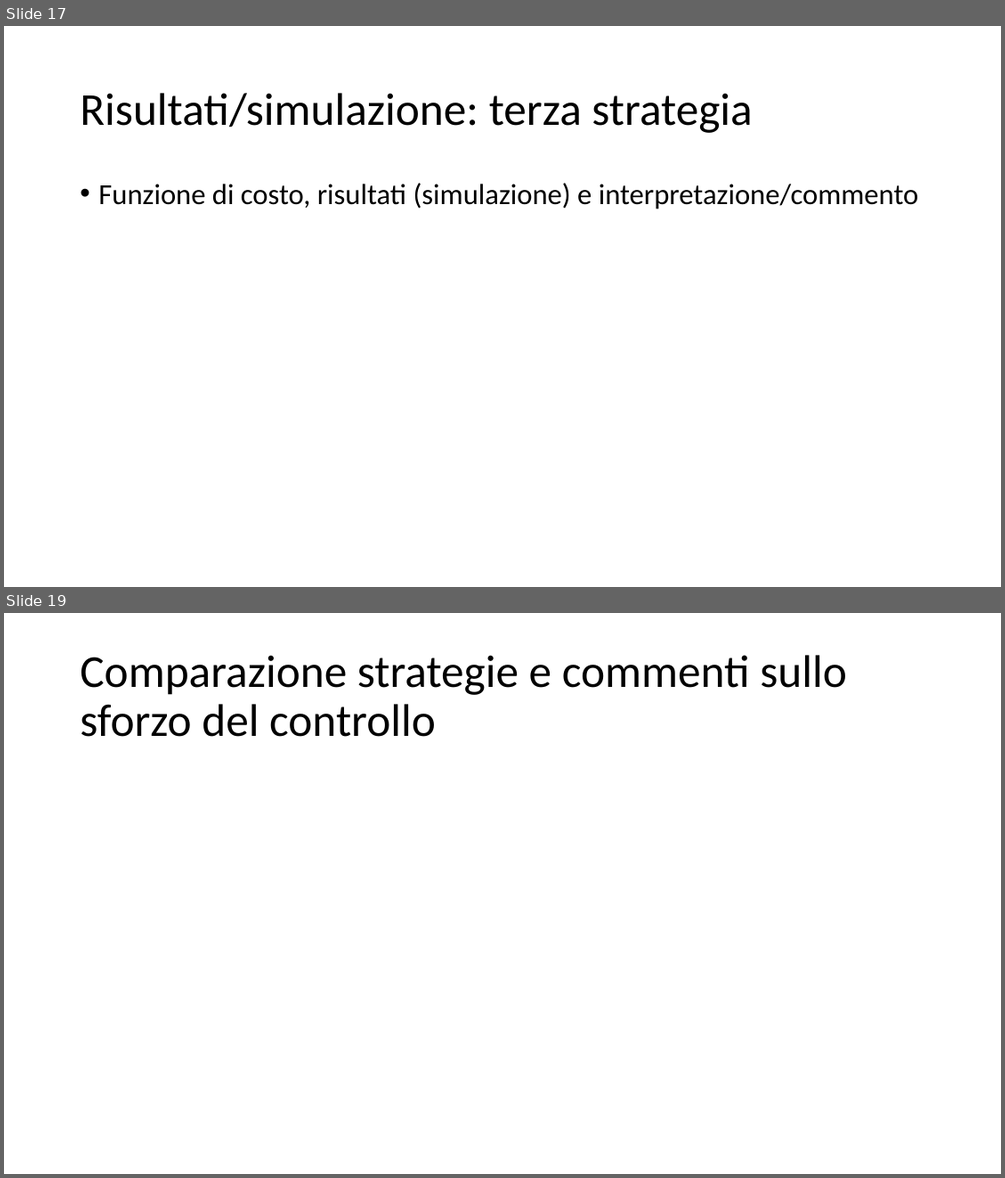
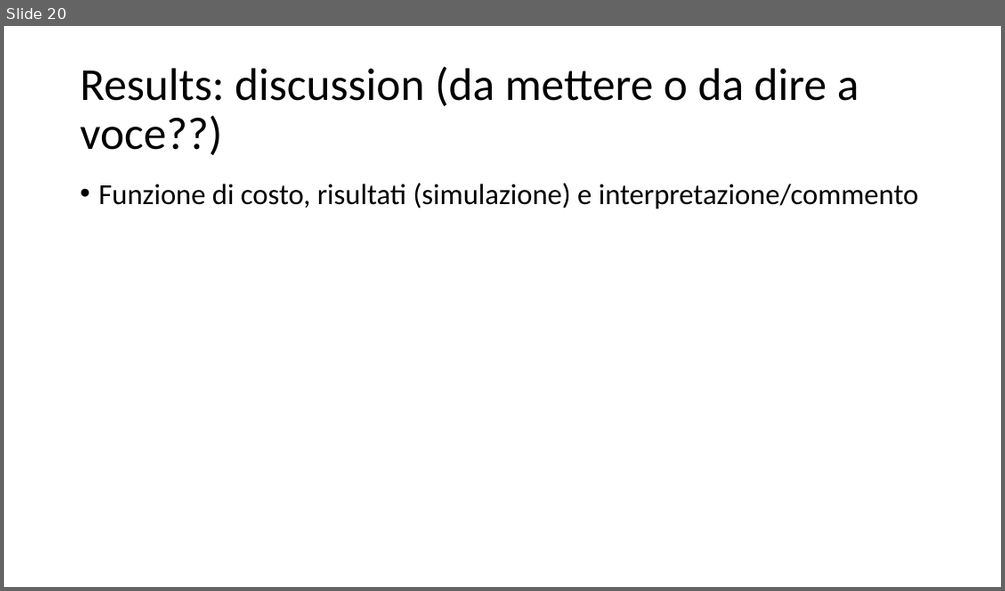
Before and after one commit to spbisc97/covid-optimal-control, a slide deck: PowerPoint/Optimal control strategies to prevent the hospital beds collapse during COVID-19 outbreak.pptx. Shown one above the other, each under a label of ours: slides 17 and 19 before the commit, slide 20 after it; the slides between them are not shown. The pictures are 1005x1178 and 1005x591 pixels, drawn with LibreOffice and Linux fonts; fonts in the diff are those of the drawing. Boxes give left, top, right and bottom in pixels: in the first picture for what was removed or moved away, otherwise in the second. Text is boxed around its words. In the diff, an @@ line names an element or a change of style, - is before the commit and + after.

```diff
--- a/PowerPoint/Optimal control strategies to prevent the hospital beds collapse during COVID-19 outbreak.pptx
+++ b/PowerPoint/Optimal control strategies to prevent the hospital beds collapse during COVID-19 outbreak.pptx
@@ slide 19 removed at (4,613,1001,1174), background #FFFFFF @@
@@ title removed at (80,655,847,737) @@
-Comparazione strategie e commenti sullo sforzo del controllo
@@ what was slide 17 is now slide 20 @@
@@ slide 20 changed as well @@
@@ title at (80,66,859,155): text changed @@
-Risultati/simulazione: terza strategia
+Results: discussion (da mettere o da dire a voce??)
```
Also in this commit, not shown: 11 other slides changed, 8 slides added, 6 other slides removed, 1 other file.
